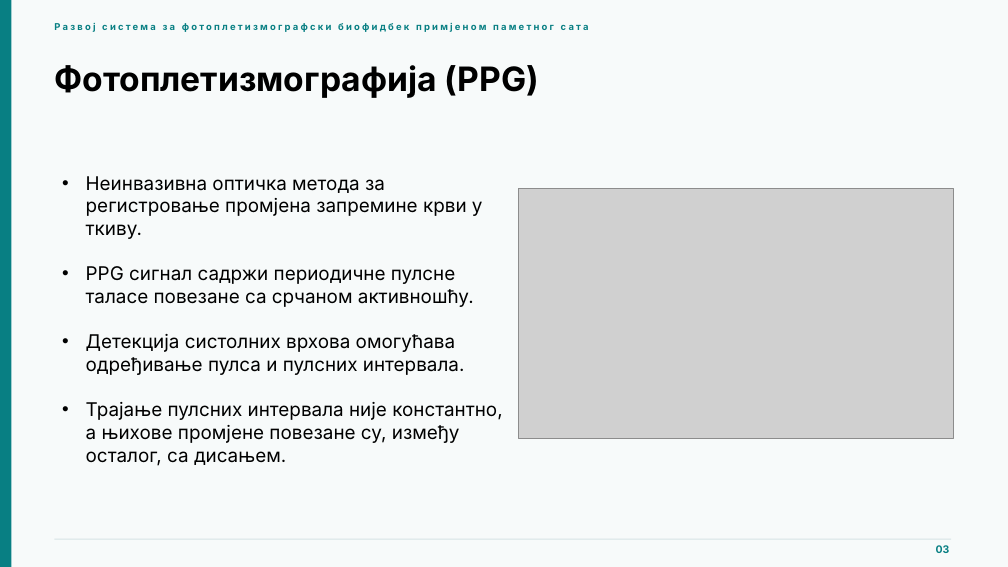
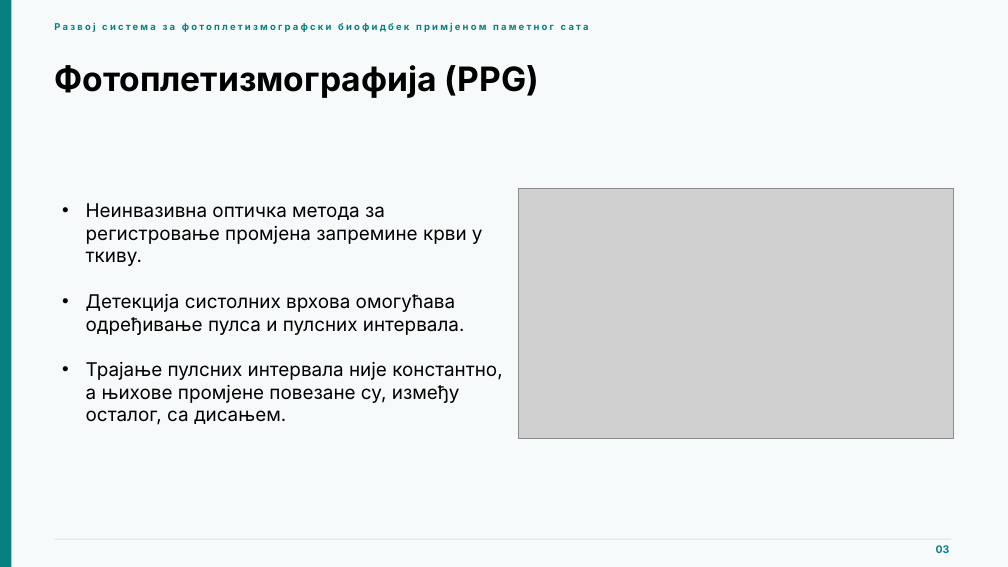
Before and after one commit to nadazaric/master-typst, a slide deck: slide 3 of radovi/prezentacija_master.pptx. Drawn at 1008x567 pixels with LibreOffice and Linux fonts; fonts in the diff are those of the drawing; grey boxes stand for pictures. Boxes give left, top, right and bottom in pixels: in the first picture for what was removed or moved away, otherwise in the second. Text is boxed around its words. In the diff, an @@ line names an element or a change of style, - is before the commit and + after.

```diff
--- a/radovi/prezentacija_master.pptx
+++ b/radovi/prezentacija_master.pptx
@@ text "Неинвазивна оптичка метода за регистровање ..." moved from (x1=86, y1=176, x2=502, y2=466) to (x1=86, y1=203, x2=502, y2=425) @@
@@ text at (x1=86, y1=266, x2=474, y2=307): paragraph removed @@
-• PPG сигнал садржи периодичне пулсне таласе повезане са срчаном активношћу.
```
Also in this commit, not shown: 3 other slides changed, 8 slides added, 17 slides removed, 3 other files.
